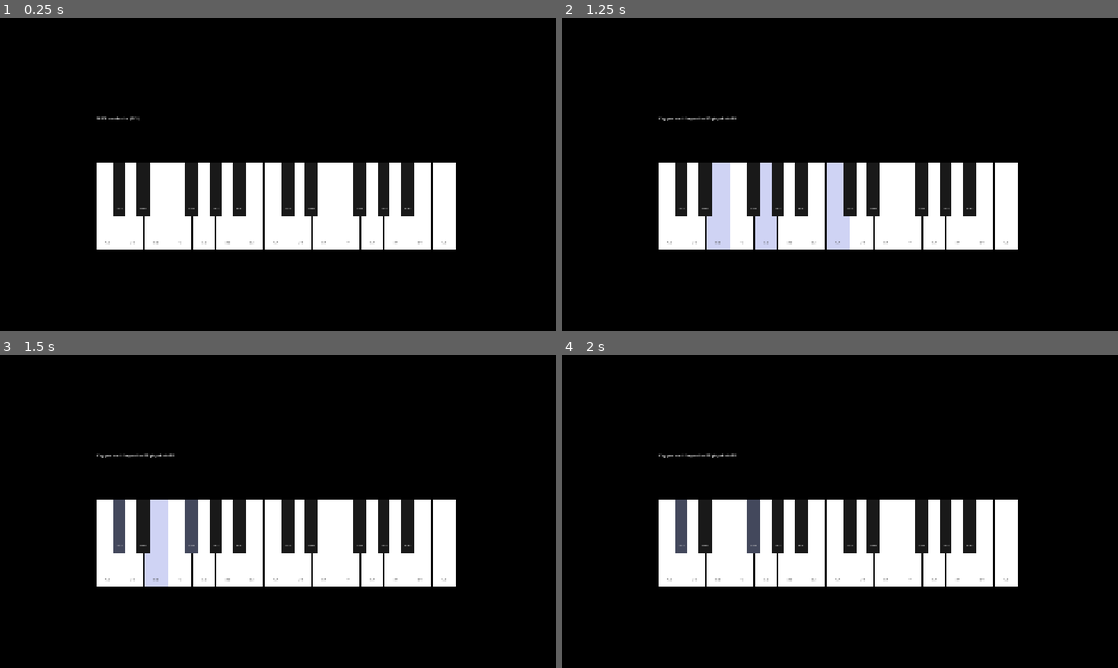
Above: before the commit, frames 1-4 (two rows, left to right).
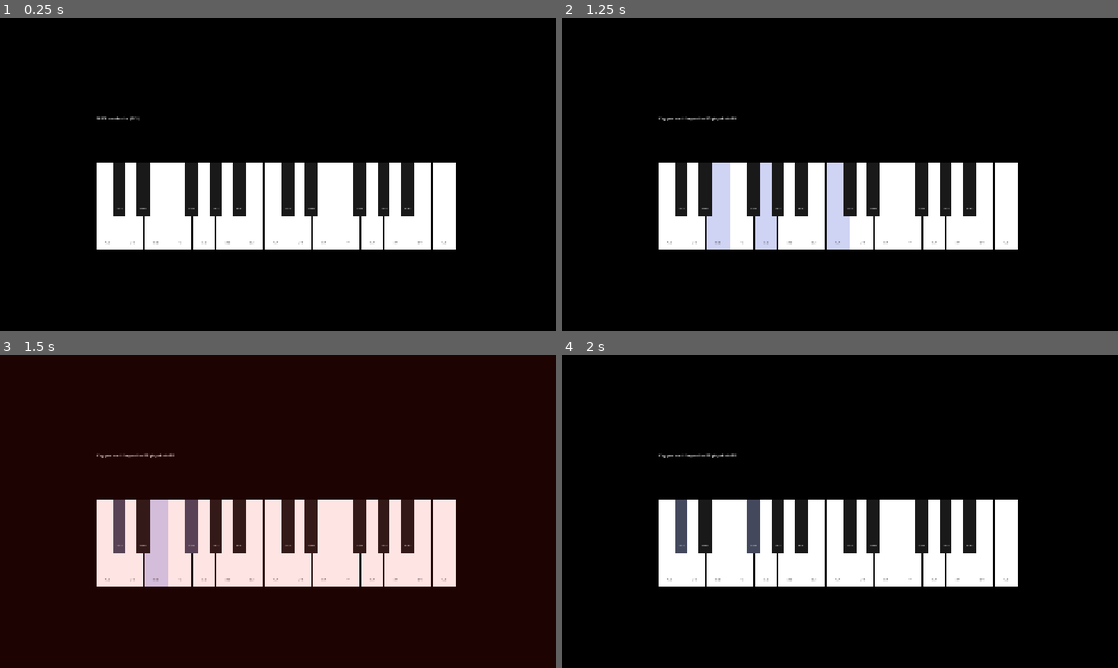
Above: after the commit, the same moments.

Repository: Amoniethian/Piano_Godot_keybord
Game: Godot game, scene res://scenes/main.tscn
Same seed, same stepped clock (60 frames per second), same inputs: the game is played once before the commit and once after it.
Inputs (mouse positions are in pixels of both pictures, inside the frame that each line leads up to):
- Up to frame 1 (0.25 s): no input
- Up to frame 2 (1.25 s): tap Enter at 0.5 s; move the mouse to (667, 205) at 0.52 s; hold D from 0.53 s (still down); tap Z at 0.6 s; click (667, 205) at 0.67 s
- Up to frame 3 (1.5 s): tap Space at 1.25 s; move the mouse to (133, 542) at 1.27 s; release D at 1.28 s; hold S from 1.28 s (still down); tap X at 1.35 s; click (133, 542) at 1.42 s
- Up to frame 4 (2 s): keep holding S

Frames 1-2 are identical in both runs. In frame 3, 99% of the frame differs, in the area x 0-100%, y 0-100%; in frame 4, nothing differs.

Commit message:
feat: screen flash feedback — gold on correct note, red on wrong note
- Added CanvasLayer(layer=10) + ColorRect overlay in piano_manager
- flash_screen(color): sets overlay to color at alpha=0.35, tweens to
  transparent over 0.3 s; any new flash cancels the previous tween
- Gold (1, 0.8, 0) fires on each correct note in _record_player_note
- Red (1, 0.1, 0.1) fires at the top of _trigger_failure before the
  failure chord plays
- mouse_filter=IGNORE on the overlay so it never blocks input

https://claude.ai/code/session_01D8bD92zb2BKXxR4uALqLJT

Diff:
--- a/scripts/music_teacher_system.gd
+++ b/scripts/music_teacher_system.gd
@@ -211,6 +211,7 @@
 		return
 
 	player_input.append(key_id)
+	piano_manager.flash_screen(Color(1.0, 0.8, 0.0))  # gold — correct note
 
 	if player_input.size() >= sequence.size():
 		_cancel_input_timeout()
@@ -225,6 +226,7 @@
 func _trigger_failure() -> void:
 	if current_state == State.FAILURE:
 		return
+	piano_manager.flash_screen(Color(1.0, 0.1, 0.1))  # red — wrong note
 	_cancel_input_timeout()
 	demo_cancel_flag = true
 	current_demo_note = -1
--- a/scripts/piano_manager.gd
+++ b/scripts/piano_manager.gd
@@ -36,12 +36,18 @@
 var _warning_label: Label    = null
 var _warning_tween: Tween    = null
 
+# ── Screen flash feedback ─────────────────────────────────────────────────────
+var _flash_canvas: CanvasLayer = null
+var _flash_rect: ColorRect     = null
+var _flash_tween: Tween        = null
+
 
 # ── Lifecycle ────────────────────────────────────────────────────────────────
 
 func _ready() -> void:
 	_setup_debug_label()
 	_setup_warning_label()
+	_setup_flash_overlay()
 	_init_midi()
 	_create_piano_keys()
 	_register_all_keys()
@@ -117,6 +123,31 @@
 	if teacher:
 		teacher.resume_after_warning()
 	_dbg("MIDI: device reconnected")
+
+
+func _setup_flash_overlay() -> void:
+	_flash_canvas = CanvasLayer.new()
+	_flash_canvas.layer = 10        # above game, below video overlay
+	add_child(_flash_canvas)
+	_flash_rect = ColorRect.new()
+	_flash_rect.anchor_right  = 1.0
+	_flash_rect.anchor_bottom = 1.0
+	_flash_rect.grow_horizontal = Control.GROW_DIRECTION_BOTH
+	_flash_rect.grow_vertical   = Control.GROW_DIRECTION_BOTH
+	_flash_rect.color        = Color(0, 0, 0, 0)
+	_flash_rect.mouse_filter = Control.MOUSE_FILTER_IGNORE
+	_flash_canvas.add_child(_flash_rect)
+
+
+## Flash the screen with `color` (alpha 0.35) fading to transparent over 0.3 s.
+func flash_screen(color: Color) -> void:
+	if not _flash_rect:
+		return
+	if _flash_tween:
+		_flash_tween.kill()
+	_flash_rect.color = Color(color.r, color.g, color.b, 0.35)
+	_flash_tween = create_tween()
+	_flash_tween.tween_property(_flash_rect, "color:a", 0.0, 0.3)
 
 
 func _setup_debug_label() -> void:
